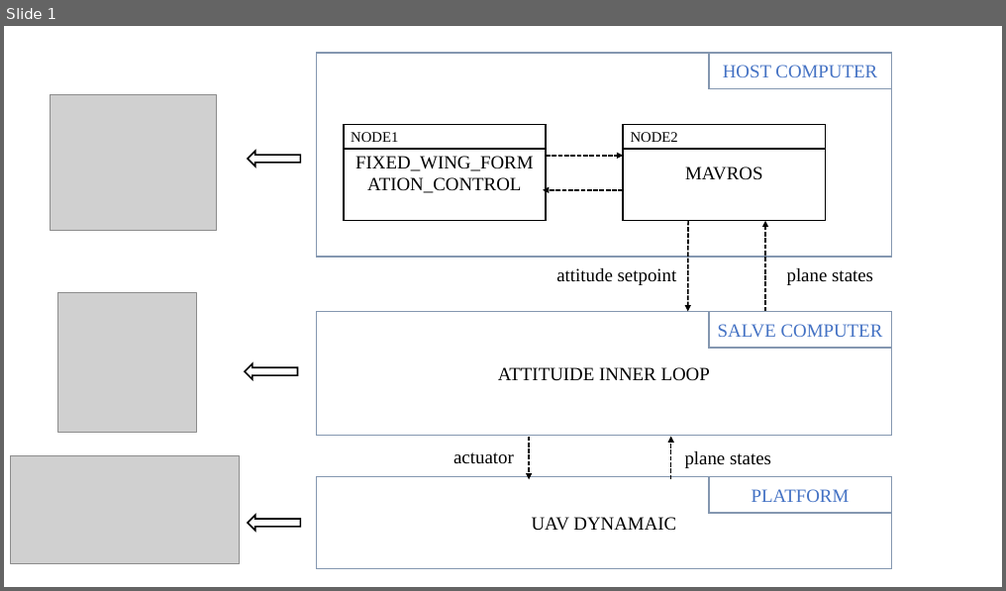
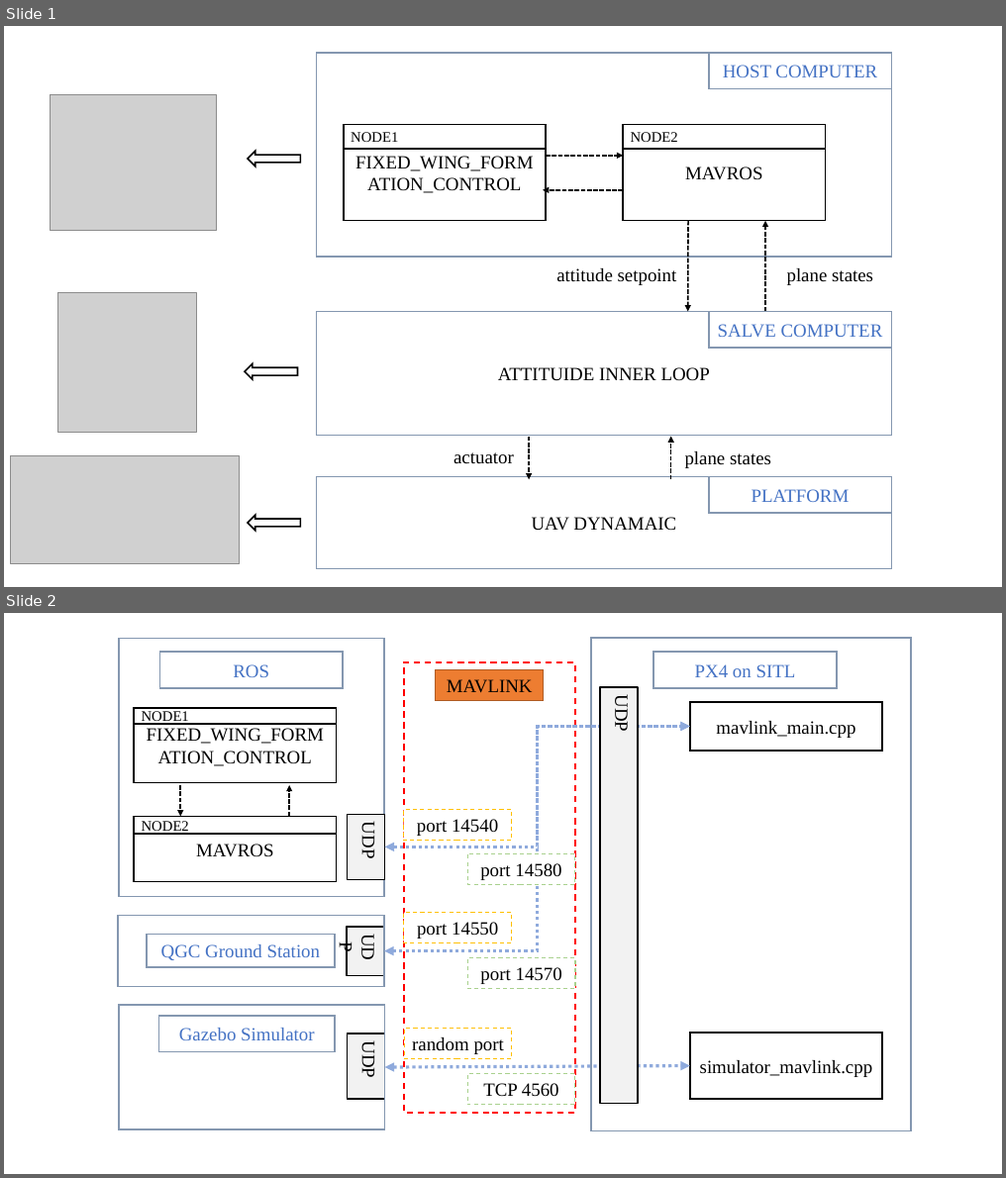
Before and after one commit to lee-shun/fixed_wing_formation_control, a slide deck: graduation_thesis/BIT-thesis-template-grd/figures/c4/c4.pptx. Shown one above the other, each under a label of ours: slide 1 before the commit, slides 1 and 2 after it. The pictures are 1006x591 and 1006x1178 pixels, drawn with LibreOffice and Linux fonts; fonts in the diff are those of the drawing; grey boxes stand for pictures. Boxes give left, top, right and bottom in pixels: in the first picture for what was removed or moved away, otherwise in the second. Text is boxed around its words. In the diff, an @@ line names an element or a change of style, - is before the commit and + after.

```diff
--- a/graduation_thesis/BIT-thesis-template-grd/figures/c4/c4.pptx
+++ b/graduation_thesis/BIT-thesis-template-grd/figures/c4/c4.pptx
@@ slide 2 added at [4, 613, 1002, 1174], background #FFFFFF @@
@@ rectangle added at [119, 639, 384, 897], outline #8497B0 1.5 pt @@
@@ rectangle added at [592, 638, 912, 1131], outline #8497B0 1.5 pt @@
@@ rectangle added at [159, 652, 343, 688], outline #8497B0 1.5 pt, 18 pt, text #4472C4 @@
+ROS
@@ rectangle added at [404, 663, 575, 1113], fill #FFFFFF, outline #FF0000 1.5 pt dashed @@
@@ rectangle added at [436, 669, 544, 700], fill #ED7D31, outline #AF5C24 1 pt, 18 pt, text #000000 @@
+MAVLINK
@@ rectangle added at [653, 652, 837, 688], outline #8497B0 1.5 pt, 18 pt, text #4472C4 @@
+PX4 on SITL
@@ rectangle added at [600, 687, 638, 1103], fill #F2F2F2, outline #000000 1.5 pt, 18 pt, text #000000 @@
+UDP
@@ rectangle added at [134, 708, 336, 782], outline #000000 1.5 pt, 18 pt, text #000000 @@
+FIXED_WING_FORMATION_CONTROL
@@ rectangle added at [134, 708, 336, 724], outline #000000 1.5 pt, 14 pt, text #000000 @@
+NODE1
@@ elbow double arrow added from (384, 952) to (690, 726), #8FAADC 3 pt dashed @@
@@ elbow double arrow added from (385, 848) to (690, 726), #8FAADC 3 pt dashed @@
@@ rectangle added at [690, 702, 882, 751], outline #000000 1.5 pt, 18 pt, text #000000 @@
+mavlink_main.cpp
@@ arrow added from (180, 785) to (180, 817), #000000 1.5 pt dashed @@
@@ arrow added from (289, 817) to (289, 785), #000000 1.5 pt dashed @@
@@ rectangle added at [134, 817, 336, 881], outline #000000 1.5 pt, 18 pt, text #000000 @@
+MAVROS
@@ rectangle added at [134, 817, 336, 834], outline #000000 1.5 pt, 14 pt, text #000000 @@
+NODE2
@@ rectangle added at [347, 814, 384, 879], fill #F2F2F2, outline #000000 1.5 pt, 18 pt, text #000000 @@
+UDP
@@ rectangle added at [404, 810, 512, 841], fill #FFFFFF, outline #FFC000 1 pt dashed, 18 pt, text #000000 @@
+port 14540
@@ rectangle added at [467, 854, 575, 884], fill #FFFFFF, outline #A9D18E 1 pt dashed, 18 pt, text #000000 @@
+port 14580
@@ rectangle added at [118, 916, 384, 986], outline #8497B0 1.5 pt @@
@@ rectangle added at [147, 934, 335, 967], outline #8497B0 1.5 pt, 18 pt, text #4472C4 @@
+QGC Ground Station
@@ rectangle added at [347, 927, 384, 976], fill #F2F2F2, outline #000000 1.5 pt, 18 pt, text #000000 @@
+UDP
@@ rectangle added at [404, 912, 512, 943], fill #FFFFFF, outline #FFC000 1 pt dashed, 18 pt, text #000000 @@
+port 14550
@@ rectangle added at [467, 959, 575, 989], fill #FFFFFF, outline #A9D18E 1 pt dashed, 18 pt, text #000000 @@
+port 14570
@@ rectangle added at [119, 1005, 385, 1130], outline #8497B0 1.5 pt @@
@@ rectangle added at [159, 1016, 334, 1052], outline #8497B0 1.5 pt, 18 pt, text #4472C4 @@
+Gazebo Simulator
@@ rectangle added at [347, 1034, 384, 1099], fill #F2F2F2, outline #000000 1.5 pt, 18 pt, text #000000 @@
+UDP
@@ rectangle added at [405, 1029, 512, 1059], fill #FFFFFF, outline #FFC000 1 pt dashed, 18 pt, text #000000 @@
+random port
@@ rectangle added at [690, 1033, 882, 1099], outline #000000 1.5 pt, 18 pt, text #000000 @@
+simulator_mavlink.cpp
@@ double arrow added from (385, 1067) to (690, 1065), #8FAADC 3 pt dashed @@
@@ rectangle added at [467, 1074, 575, 1105], fill #FFFFFF, outline #A9D18E 1 pt dashed, 18 pt, text #000000 @@
+TCP 4560
```
Also in this commit, not shown: 1 other file.
